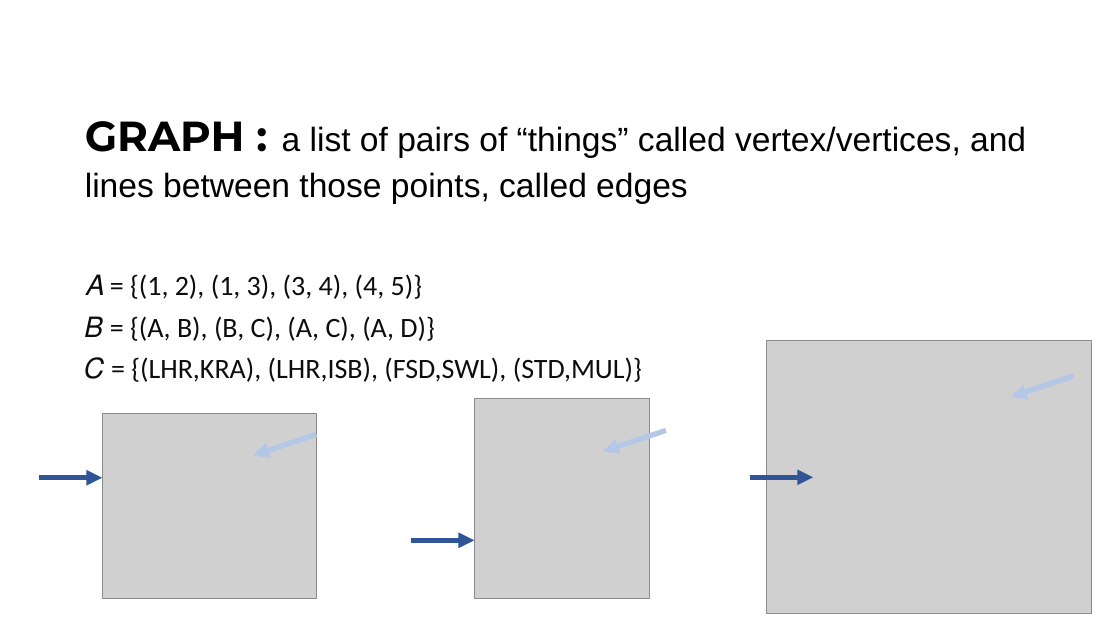
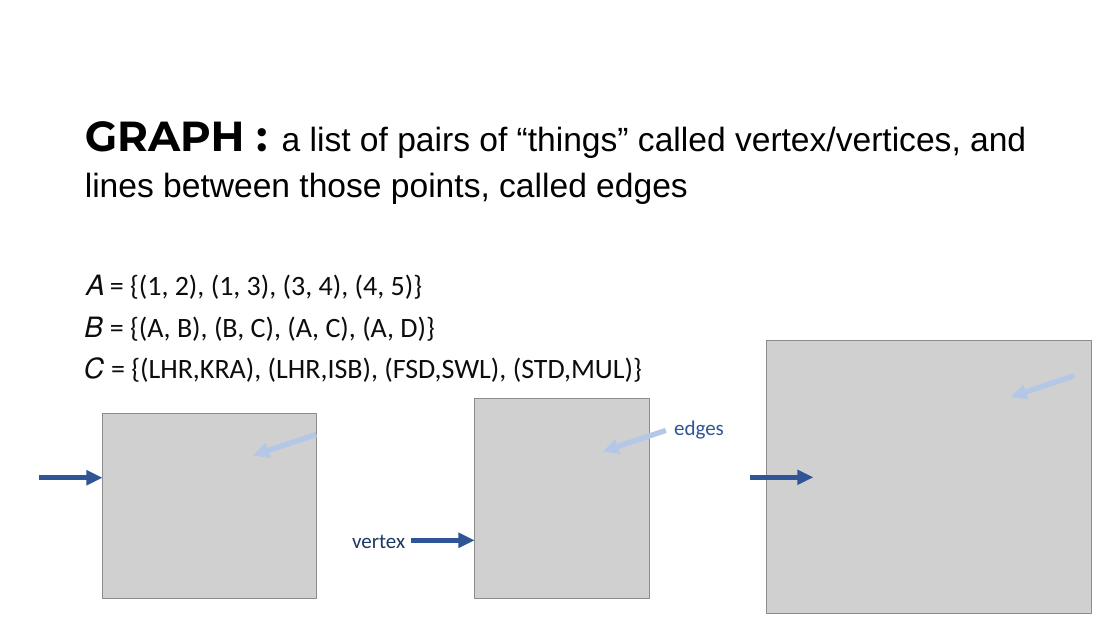
Before and after one commit to ibmbt/group5_graphtheory, a slide deck: slide 3 of group5_graphtheory.pptx. Drawn at 1120x630 pixels with LibreOffice and Linux fonts; fonts in the diff are those of the drawing; grey boxes stand for pictures. Boxes give left, top, right and bottom in pixels: in the first picture for what was removed or moved away, otherwise in the second. Text is boxed around its words. In the diff, an @@ line names an element or a change of style, - is before the commit and + after.

Commit message:
graph representation slides

```diff
--- a/group5_graphtheory.pptx
+++ b/group5_graphtheory.pptx
@@ text added at (x1=674, y1=420, x2=724, y2=439), 18 pt, text #2F5597 @@
+edges
@@ text added at (x1=352, y1=534, x2=405, y2=548), 18 pt, text #203864 @@
+vertex
```
Also in this commit, not shown: 5 slides added, 7 other files.
